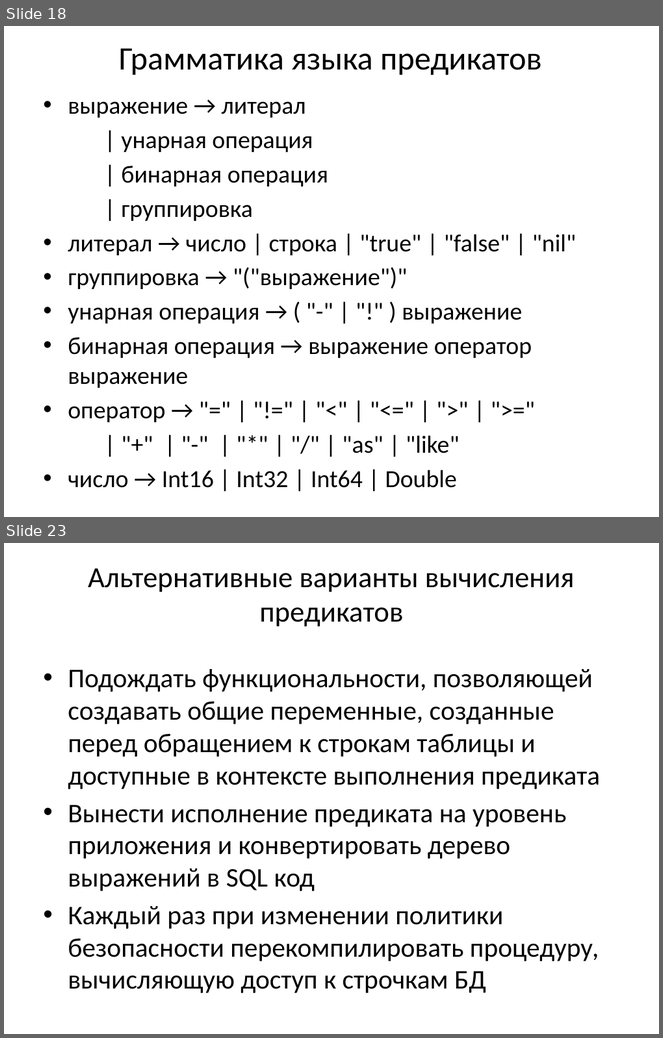
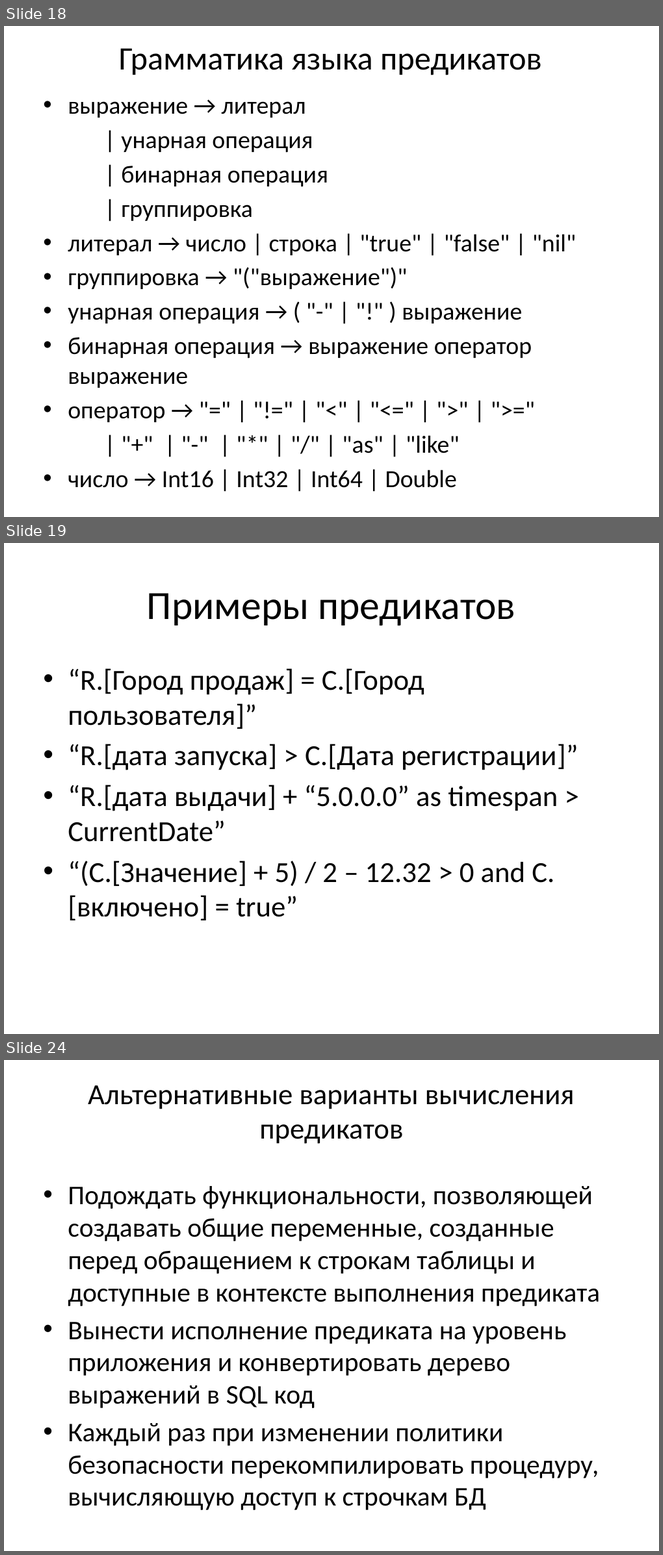
Before and after one commit to prototype9449/meaningless-course-work, a slide deck: ВКР/презентация.pptx. Shown one above the other, each under a label of ours: slides 18 and 23 before the commit, slides 18, 19 and 24 after it; the slides between them are not shown. The pictures are 663x1038 and 663x1555 pixels, drawn with LibreOffice and Linux fonts; fonts in the diff are those of the drawing. Boxes give left, top, right and bottom in pixels: in the first picture for what was removed or moved away, otherwise in the second. Text is boxed around its words. In the diff, an @@ line names an element or a change of style, - is before the commit and + after.

```diff
--- a/ВКР/презентация.pptx
+++ b/ВКР/презентация.pptx
@@ slide 19 added at box(4, 543, 659, 1034), background #FFFFFF @@
@@ title added at box(147, 593, 516, 626), 44 pt, text #000000 @@
+Примеры предикатов
@@ text added at box(68, 668, 578, 921), 32 pt, text #000000 @@
+• “R.[Город продаж] = С.[Город пользователя]”
+• “R.[дата запуска] > С.[Дата регистрации]”
+• “R.[дата выдачи] + “5.0.0.0” as timespan > CurrentDate”
+• “(C.[Значение] + 5) / 2 – 12.32 > 0 and C.[включено] = true”
@@ what was slide 23 is now slide 24 @@
```
Also in this commit, not shown: 6 slides changed, 6 other files.
